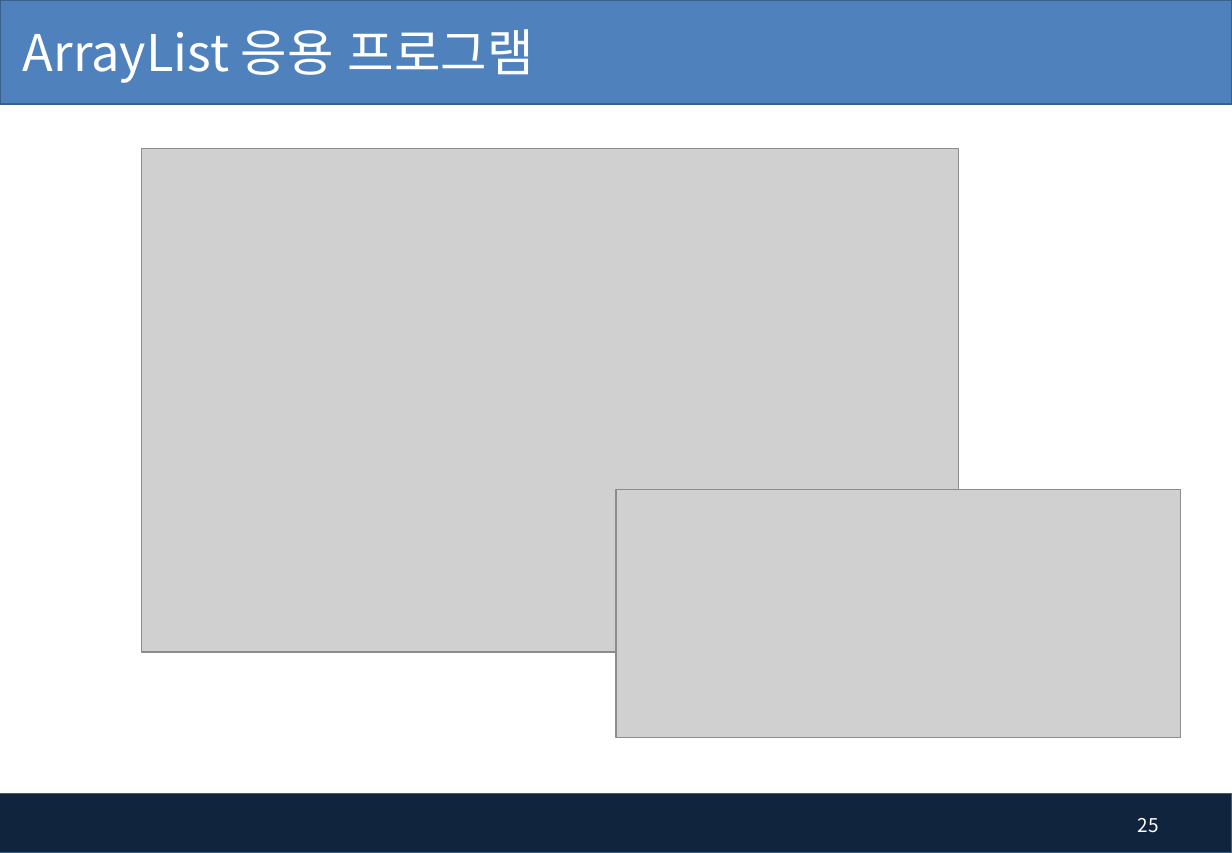
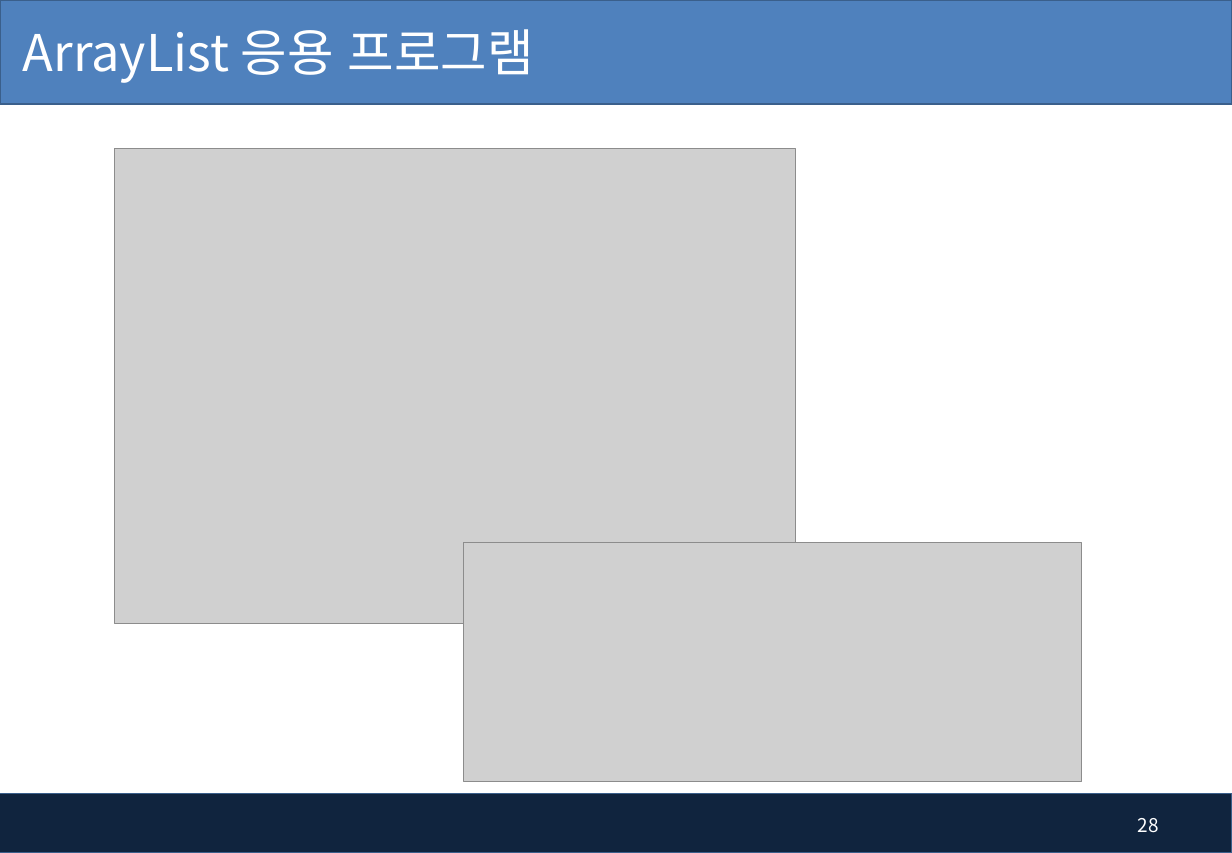
Before and after one commit to pshho/ngreen_project, a slide deck: slide 28 of javaWorks/자료/java_ppt/7장. 배열 객체와 ArrayList.pptx (slide 25 before the commit). Drawn at 1232x853 pixels with LibreOffice and Linux fonts; fonts in the diff are those of the drawing; grey boxes stand for pictures; background and template pictures are left out. Boxes give left, top, right and bottom in pixels: in the first picture for what was removed or moved away, otherwise in the second. Text is boxed around its words. In the diff, an @@ line names an element or a change of style, - is before the commit and + after.

```diff
--- a/javaWorks/자료/java_ppt/7장. 배열 객체와 ArrayList.pptx
+++ b/javaWorks/자료/java_ppt/7장. 배열 객체와 ArrayList.pptx
@@ picture: place and size @@
-picture at [141, 149, 958, 653]
+picture at [115, 149, 796, 623]
@@ picture removed at [617, 489, 1182, 737] @@
@@ picture added at [464, 543, 1082, 782] @@
@@ page number at [1138, 818, 1159, 833]: text changed @@
-25
+28
```
Also in this commit, not shown: 8 other slides changed, 3 slides added, 24 other files.
